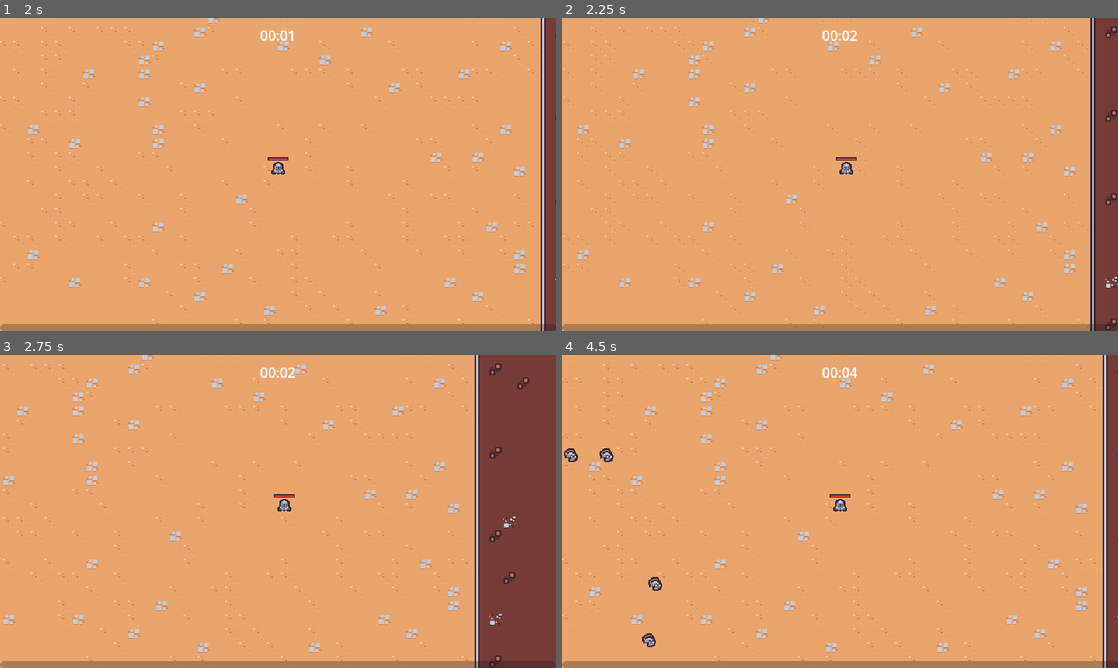
Above: before the commit, frames 1-4 (two rows, left to right).
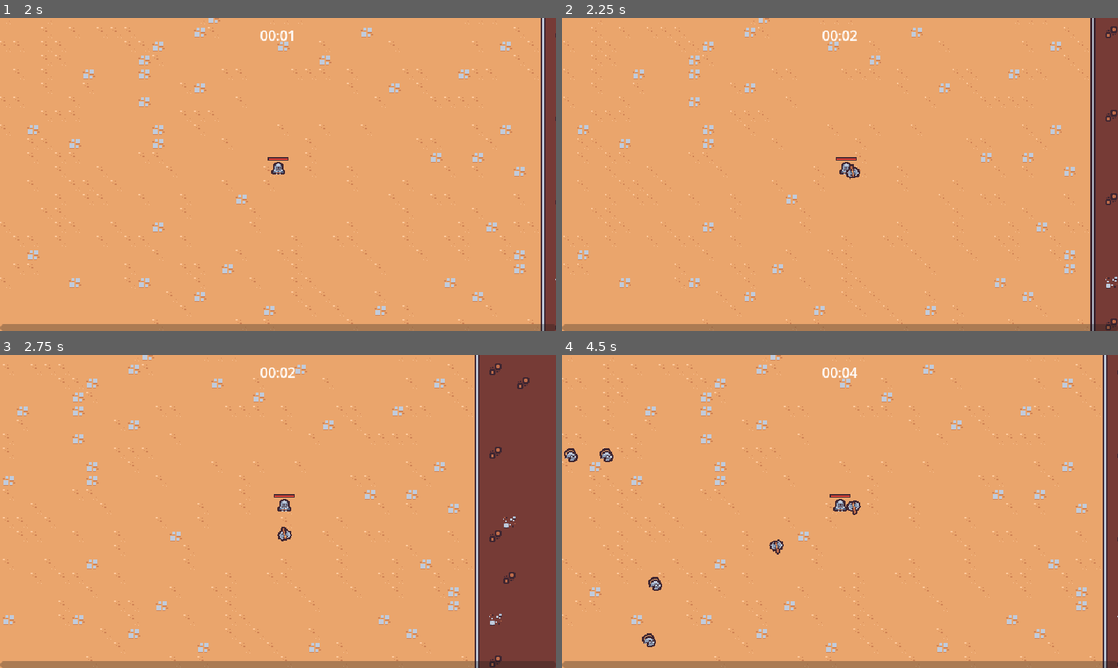
Above: after the commit, the same moments.

Repository: EricksonSiqueira/2DSurvivorsCourse
Game: Godot game, scene res://scenes/main/main.tscn
Two runs of this game, one before a commit and one after it. Both use one fixed random seed, a clock stepped at 60 frames per second and the inputs below.
Inputs (mouse positions are in pixels of both pictures, inside the frame that each line leads up to):
- Up to frame 1 (2 s): move the mouse to (400, 158) at 0.52 s; press the mouse at (400, 158) at 0.53 s; hold D (move_right) 0.53-1.25 s; release the mouse at (400, 158) at 1.25 s; drag from (166, 190) to (283, 171) at 1.27 s
- Up to frame 2 (2.25 s): tap Enter at 2 s; move the mouse to (895, 105) at 2.02 s; press the mouse at (895, 105) at 2.03 s; hold D (move_right) from 2.03 s (still down)
- Up to frame 3 (2.75 s): keep holding D (move_right)
- Up to frame 4 (4.5 s): release D (move_right) at 2.75 s; release the mouse at (895, 442) at 2.75 s; drag from (812, 574) to (845, 505) at 2.77 s; move the mouse to (1006, 558) at 3.52 s; press the mouse at (1006, 558) at 3.53 s; hold A (move_left) 3.53-4.25 s; release the mouse at (1006, 558) at 4.25 s; drag from (673, 464) to (628, 646) at 4.27 s

Frame 1 is identical in both runs. In frame 2, less than 0.1% of the frame differs, in the area x 51-54%, y 46-52%; in frame 3, less than 0.1%; in frame 4, 0.2%, in the area x 37-54%, y 46-64%.

Commit message:
feat: create axe ability

Diff:
--- /dev/null
+++ b/scenes/ability/axe_ability/axe_ability.gd
@@ -0,0 +1,28 @@
+extends Node2D
+
+class_name AxeAbility
+
+const MAX_RADIUS = 100
+
+@onready var hitbox_component: HitBoxComponent = $HitBoxComponent
+
+var base_rotation = Vector2.RIGHT
+
+func _ready():
+	base_rotation = Vector2.RIGHT.rotated(randf_range(0, TAU))
+
+	var tween = create_tween()
+	tween.tween_method(tween_method, 0.0, 2.0, 3)
+	tween.tween_callback(queue_free)
+
+
+func tween_method(rotations: float):
+	var percent = rotations / 2
+	var current_radius = percent * MAX_RADIUS
+	var current_direction = base_rotation.rotated(rotations * TAU)
+
+	var player = get_tree().get_first_node_in_group("player") as Player
+	if (player == null):
+		return
+
+	global_position = player.global_position + (current_direction * current_radius)
--- /dev/null
+++ b/scenes/ability/axe_ability/axe_ability.tscn
@@ -0,0 +1,65 @@
+[gd_scene load_steps=8 format=3 uid="uid://crussj2fiqmbd"]
+
+[ext_resource type="Texture2D" uid="uid://e8rqk847ysn7" path="res://scenes/ability/axe_ability/axe.png" id="1_077dd"]
+[ext_resource type="Script" path="res://scenes/ability/axe_ability/axe_ability.gd" id="1_k2cvb"]
+[ext_resource type="Script" path="res://scenes/component/hit_box_component.gd" id="3_34te7"]
+
+[sub_resource type="Animation" id="Animation_rsani"]
+resource_name = "default"
+length = 0.5
+loop_mode = 1
+tracks/0/type = "value"
+tracks/0/imported = false
+tracks/0/enabled = true
+tracks/0/path = NodePath("Sprite2D:rotation")
+tracks/0/interp = 1
+tracks/0/loop_wrap = true
+tracks/0/keys = {
+"times": PackedFloat32Array(0, 0.5),
+"transitions": PackedFloat32Array(1, 1),
+"update": 0,
+"values": [0.0, 6.28319]
+}
+
+[sub_resource type="Animation" id="Animation_agt1d"]
+length = 0.001
+tracks/0/type = "value"
+tracks/0/imported = false
+tracks/0/enabled = true
+tracks/0/path = NodePath("Sprite2D:rotation")
+tracks/0/interp = 1
+tracks/0/loop_wrap = true
+tracks/0/keys = {
+"times": PackedFloat32Array(0),
+"transitions": PackedFloat32Array(1),
+"update": 0,
+"values": [0.0]
+}
+
+[sub_resource type="AnimationLibrary" id="AnimationLibrary_l2jvb"]
+_data = {
+"RESET": SubResource("Animation_agt1d"),
+"default": SubResource("Animation_rsani")
+}
+
+[sub_resource type="CircleShape2D" id="CircleShape2D_fe3m7"]
+
+[node name="AxeAbility" type="Node2D"]
+script = ExtResource("1_k2cvb")
+
+[node name="AnimationPlayer" type="AnimationPlayer" parent="."]
+libraries = {
+"": SubResource("AnimationLibrary_l2jvb")
+}
+autoplay = "default"
+
+[node name="Sprite2D" type="Sprite2D" parent="."]
+texture = ExtResource("1_077dd")
+
+[node name="HitBoxComponent" type="Area2D" parent="."]
+collision_layer = 4
+collision_mask = 0
+script = ExtResource("3_34te7")
+
+[node name="CollisionShape2D" type="CollisionShape2D" parent="HitBoxComponent"]
+shape = SubResource("CircleShape2D_fe3m7")
--- /dev/null
+++ b/scenes/ability/axe_ability_controller/axe_ability_controller.gd
@@ -0,0 +1,24 @@
+extends Node
+
+@export var axe_ability_scene: PackedScene
+
+@onready var timer: Timer = $Timer
+
+var damage = 10
+
+func _ready():
+	timer.timeout.connect(on_timer_timeout)
+
+func on_timer_timeout():
+	var player = get_tree().get_first_node_in_group("player") as Player
+	if (player == null):
+		return
+
+	var foreground = get_tree().get_first_node_in_group("foreground_layer") as Node2D
+	if (foreground == null):
+		return
+
+	var axe_instance = axe_ability_scene.instantiate() as AxeAbility
+	foreground.add_child(axe_instance)
+	axe_instance.global_position = player.global_position
+	axe_instance.hitbox_component.damage = damage
--- /dev/null
+++ b/scenes/ability/axe_ability_controller/axe_ability_controller.tscn
@@ -0,0 +1,12 @@
+[gd_scene load_steps=3 format=3 uid="uid://g3cs2yhr6nxq"]
+
+[ext_resource type="Script" path="res://scenes/ability/axe_ability_controller/axe_ability_controller.gd" id="1_kkiov"]
+[ext_resource type="PackedScene" uid="uid://crussj2fiqmbd" path="res://scenes/ability/axe_ability/axe_ability.tscn" id="2_as6rk"]
+
+[node name="AxeAbilityController" type="Node"]
+script = ExtResource("1_kkiov")
+axe_ability_scene = ExtResource("2_as6rk")
+
+[node name="Timer" type="Timer" parent="."]
+wait_time = 2.0
+autostart = true
--- a/scenes/game_object/player/player.tscn
+++ b/scenes/game_object/player/player.tscn
@@ -1,9 +1,10 @@
-[gd_scene load_steps=10 format=3 uid="uid://der2tnpnp5pna"]
+[gd_scene load_steps=11 format=3 uid="uid://der2tnpnp5pna"]
 
 [ext_resource type="Script" path="res://scenes/game_object/player/player.gd" id="1_kqu4o"]
 [ext_resource type="Texture2D" uid="uid://bvxq8i2ub0dy8" path="res://scenes/game_object/player/player.png" id="1_mu6rm"]
 [ext_resource type="Script" path="res://scenes/component/health_component.gd" id="2_ew76s"]
 [ext_resource type="PackedScene" uid="uid://br74jn2nu0lw3" path="res://scenes/ability/sword_ability_controller/sword_ability_controller.tscn" id="2_ibi8q"]
+[ext_resource type="PackedScene" uid="uid://g3cs2yhr6nxq" path="res://scenes/ability/axe_ability_controller/axe_ability_controller.tscn" id="4_m0cie"]
 
 [sub_resource type="StyleBoxFlat" id="StyleBoxFlat_7hitl"]
 bg_color = Color(0.247059, 0.14902, 0.192157, 1)
@@ -36,6 +37,8 @@
 [node name="AbilityManager" type="Node" parent="."]
 
 [node name="SwordAbilityController" parent="AbilityManager" instance=ExtResource("2_ibi8q")]
+
+[node name="AxeAbilityController" parent="AbilityManager" instance=ExtResource("4_m0cie")]
 
 [node name="DamageIntervalTimer" type="Timer" parent="."]
 wait_time = 0.5
Binary file added: scenes/ability/axe_ability/axe.png
Not shown, added: scenes/ability/axe_ability/axe.png.import
Not shown, added: scenes/ability/axe_ability/axeD7DD.tmp
Not shown, added: scenes/ability/axe_ability/axeE9A0.tmp
